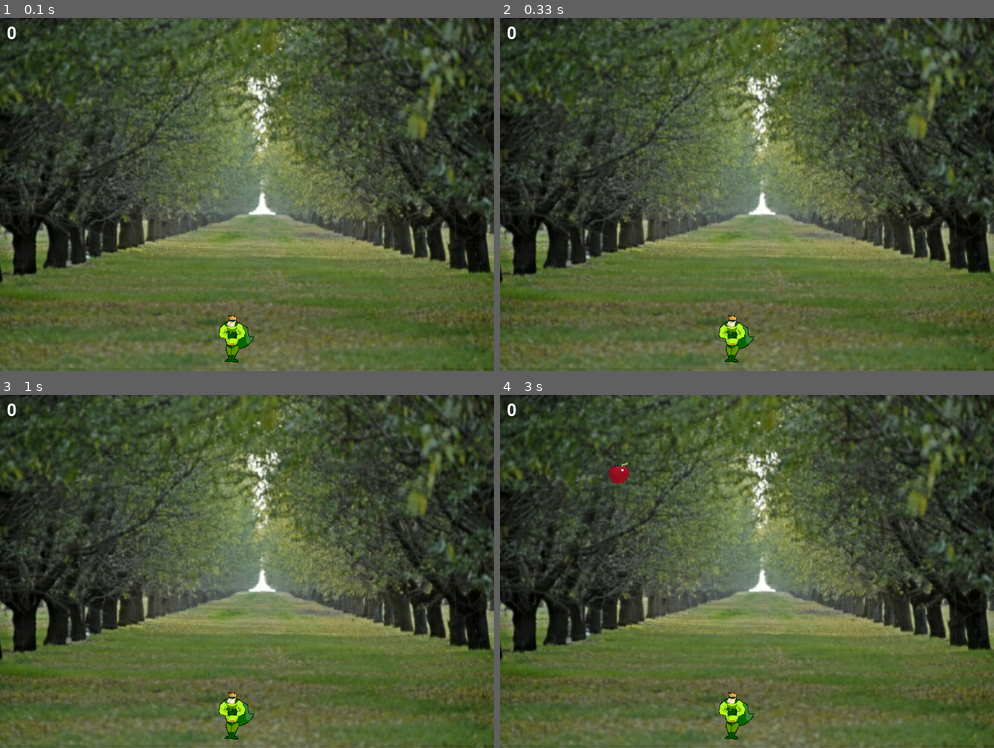
Above: before the commit, frames 1-4 (two rows, left to right).
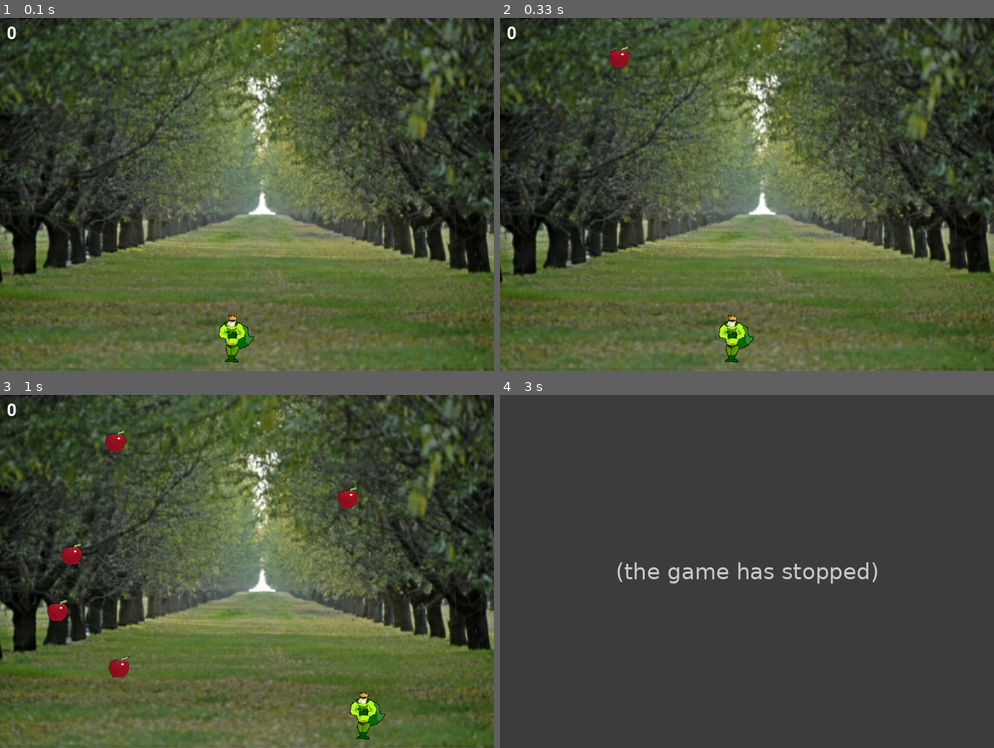
Above: after the commit, the same moments.

Repository: Carine-SHS-Digital-Tech/dodge-pygame-Troys123
Game: pygame game, started from main.py
The game is run twice, just before and just after one commit, with the same random seed, the same clock (stepped at 60 frames per second) and the same inputs.
Inputs:
- Up to frame 1 (0.1 s): no input
- Up to frame 2 (0.33 s): no input
- Up to frame 3 (1 s): hold Right 0.33-0.8 s; hold Right from 0.83 s (still down)
- Up to frame 4 (3 s): release Right at 1.3 s

Frame 1 is identical in both runs. In frame 2, 0.2% of the frame differs, in the area x 22-27%, y 8-14%; in frame 3, 1.9%; in frame 4, 76%, in the area x 0-100%, y 0-100%.
After the commit the program exited at 2.8 s; later frames show no game.

Commit message:
I am finnished.

Diff:
--- a/main.py
+++ b/main.py
@@ -65,7 +65,7 @@
 # Define additional Functions and Procedures here
 allFallingObjects = pygame.sprite.Group()
 
-nextApple = pygame.time.get_ticks() + 2500
+nextApple = pygame.time.get_ticks() + 250
 
 charactersGroup = pygame.sprite.Group()
 character = Character()
@@ -83,9 +83,9 @@
             done = True                     # Flag that we are done so we exit this loop
         if event.type == pygame.KEYDOWN:
             if event.key == pygame.K_LEFT:
-                movement = -5
+                movement = -1
             if event.key == pygame.K_RIGHT:
-                movement =5
+                movement =1
         if event.type == pygame.KEYUP:
             movement = 0
 
@@ -94,7 +94,7 @@
         nextObject = FallingObject()
         nextObject.setImage("Apple.png")
         allFallingObjects.add(nextObject)
-        nextApple = pygame.time.get_ticks() + 1500
+        nextApple = pygame.time.get_ticks() + 150
 
 
 
@@ -118,6 +118,6 @@
     screen.blit( textImg, (10,10) )
 
     pygame.display.flip()                   # Go ahead and update the screen with what we've drawn.
-    clock.tick(40)                       # Limit to 20 frames per second
+    clock.tick(100)                       # Limit to 20 frames per second
 
 pygame.quit()                               # Close the window and quit.
